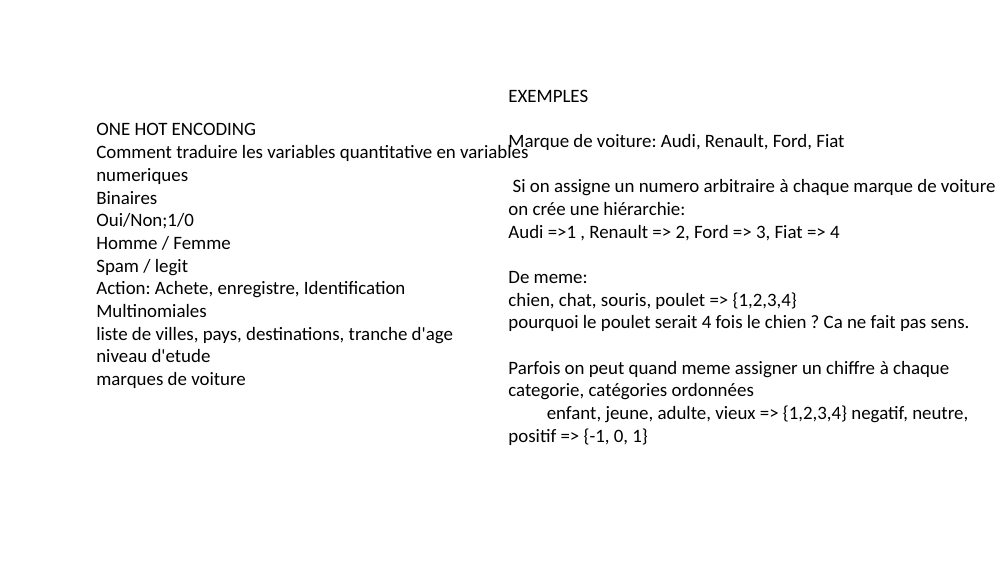
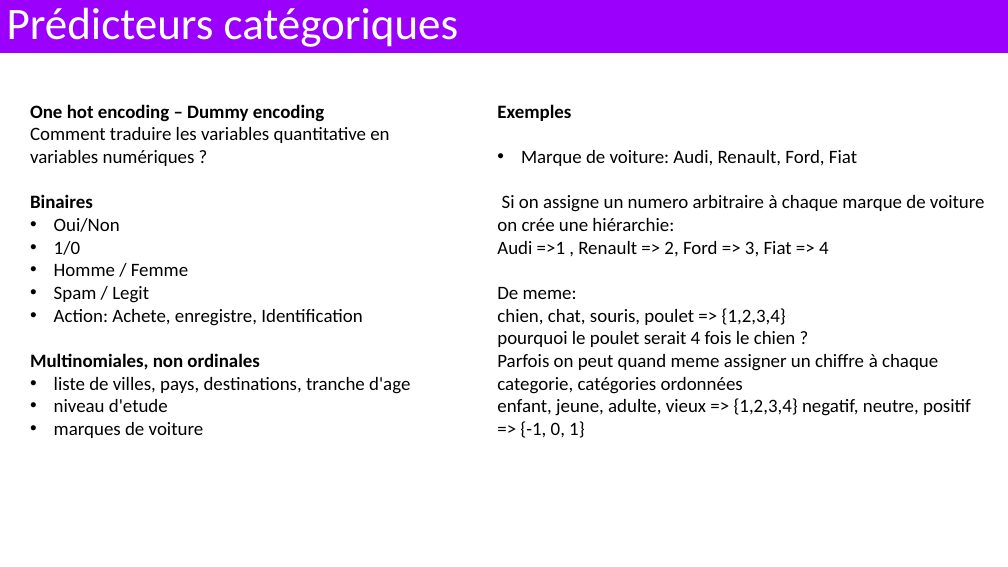
Before and after one commit to alexisperrier/XEmines_DataScience_2020, a slide deck: slide 23 of slides/XEM20_S1D4_Logistic_regression.pptx (slide 4 before the commit). Drawn at 1008x567 pixels with LibreOffice and Linux fonts; fonts in the diff are those of the drawing. Boxes give left, top, right and bottom in pixels: in the first picture for what was removed or moved away, otherwise in the second. Text is boxed around its words. In the diff, an @@ line names an element or a change of style, - is before the commit and + after.

```diff
--- a/slides/XEM20_S1D4_Logistic_regression.pptx
+++ b/slides/XEM20_S1D4_Logistic_regression.pptx
@@ rectangle added at (0, 0, 1008, 53), fill #9A00FB, 42.9 pt, text #FFFFFF @@
+Prédicteurs catégoriques
@@ text "One hot encoding – Dummy ...": place and size @@
-text "One hot encoding – Dummy ..." at (96, 122, 528, 388)
+text "One hot encoding – Dummy ..." at (30, 104, 410, 438)
@@ text at (30, 104, 389, 166): text changed @@
-ONE HOT ENCODING
-Comment traduire les variables quantitative en variables numeriques
+One hot encoding – Dummy encoding
+Comment traduire les variables quantitative en variables numériques ?
@@ text "Exemples": place and size @@
-text "Exemples" at (508, 89, 996, 445)
+text "Exemples" at (497, 104, 985, 438)
@@ text "Exemples" at (497, 104, 985, 438): bullet none to • @@
@@ text at (497, 104, 571, 121): text changed; bold on @@
-EXEMPLES
+Exemples
@@ text at (30, 194, 410, 438): bold on in "Binaires"; bullet none to • @@
@@ text at (54, 218, 120, 255): text changed @@
-Oui/Non;1/0
+• Oui/Non
+• 1/0
@@ text at (54, 286, 149, 303): text changed @@
-Spam / legit
+• Spam / Legit
@@ text at (30, 353, 259, 370): text changed; bold on @@
-Multinomiales
+Multinomiales, non ordinales
@@ text at (497, 331, 796, 347): text changed @@
-pourquoi le poulet serait 4 fois le chien ? Ca ne fait pas sens.
+pourquoi le poulet serait 4 fois le chien ?
```
Also in this commit, not shown: 19 other slides changed, 16 slides added, 3 slides removed, 10 other files.
